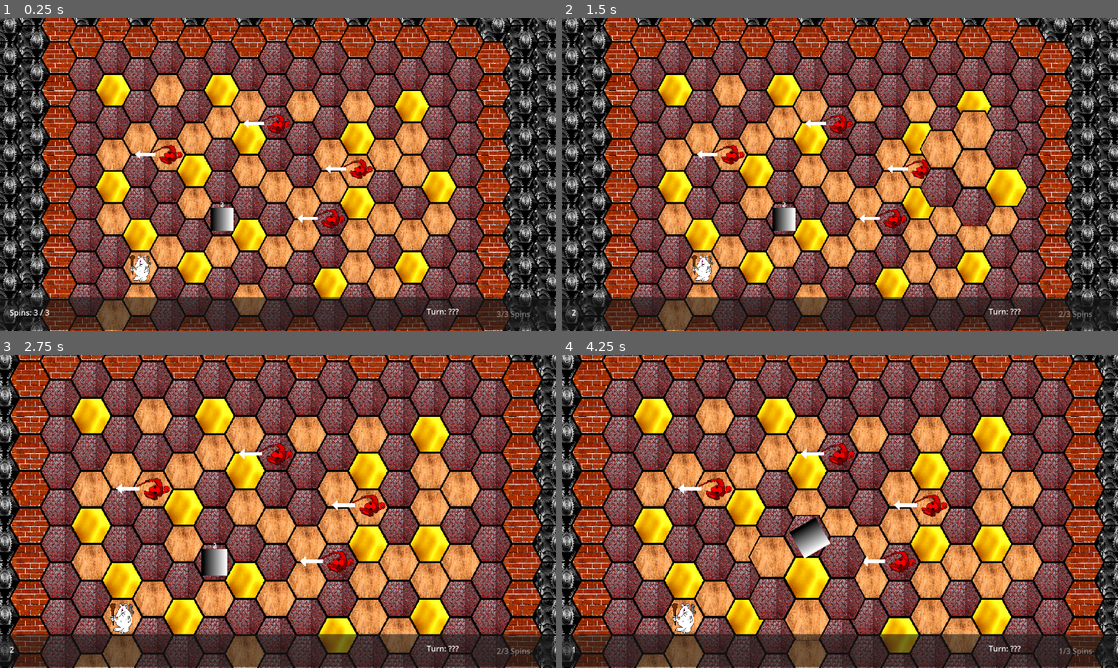
Above: before the commit, frames 1-4 (two rows, left to right).
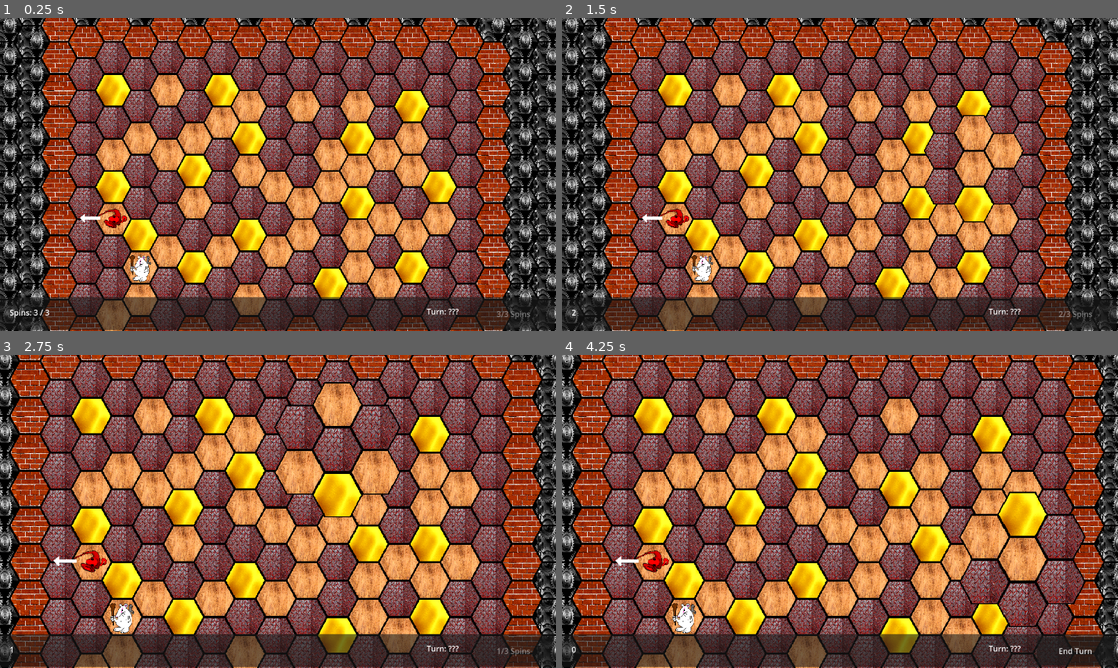
Above: after the commit, the same moments.

Repository: collin-wright1/pizza-jam
Game: Godot game, scene res://scenes/game_controller.tscn
Two runs of this game, one before a commit and one after it. Both use one fixed random seed, a clock stepped at 60 frames per second and the inputs below.
Inputs (mouse positions are in pixels of both pictures, inside the frame that each line leads up to):
- Up to frame 1 (0.25 s): no input
- Up to frame 2 (1.5 s): tap Enter (ui_accept) at 0.5, 0.77 s; move the mouse to (962, 158) at 0.52 s; hold Right (rotate_right) 0.53-1.25 s; hold Middle mouse button (move_camera) 0.53-1.25 s; click (962, 158) at 0.67 s; drag from (728, 190) to (701, 268) at 1.27 s
- Up to frame 3 (2.75 s): move the mouse to (333, 442) at 2.02 s; hold Right (rotate_right) from 2.03 s (still down); tap Mouse wheel up (zoom_in) at 2.1 s; click (333, 442) at 2.17 s
- Up to frame 4 (4.25 s): release Right (rotate_right) at 2.75 s; drag from (812, 574) to (673, 464) at 2.77 s; move the mouse to (1006, 558) at 3.52 s; hold Left (rotate_left) from 3.53 s (still down); hold Middle mouse button (move_camera) from 3.53 s (still down); click (1006, 558) at 3.67 s; tap Enter (ui_accept) at 3.77 s

The runs differ from the first frame. In frame 1, 1.3% of the frame differs, in the area x 14-68%, y 30-69%; in frame 2, 5.5%; in frame 3, 8.2%; in frame 4, 16%, in the area x 1-98%, y 14-99%.

Commit message:
Added Game Over state

Diff:
--- a/scenes/game_controller.tscn
+++ b/scenes/game_controller.tscn
@@ -30,24 +30,16 @@
 [node name="Knight" parent="TestArea/HeroHolder" index="0"]
 position = Vector2(198, 492)
 
-[node name="Training Dummy" parent="TestArea/EnemyHolder" index="0"]
-position = Vector2(426, 358)
+[node name="Enemy" parent="TestArea/EnemyHolder" index="0" instance=ExtResource("3_qyy45")]
+position = Vector2(122, 353)
 
-[node name="Enemy" parent="TestArea/EnemyHolder" index="1" instance=ExtResource("3_qyy45")]
-position = Vector2(801, 217)
-
-[node name="Enemy2" parent="TestArea/EnemyHolder" index="2" instance=ExtResource("3_qyy45")]
-position = Vector2(723, 354)
-
-[node name="Enemy3" parent="TestArea/EnemyHolder" index="3" instance=ExtResource("3_qyy45")]
-position = Vector2(574, 92)
-
-[node name="Enemy4" parent="TestArea/EnemyHolder" index="4" instance=ExtResource("3_qyy45")]
-position = Vector2(275, 177)
+[node name="GameOverPanel" parent="TestArea/CanvasLayer/Panel" index="3"]
+visible = false
 
 [node name="WorldEnvironment" type="WorldEnvironment" parent="."]
 environment = SubResource("Environment_ofsct")
 
 [connection signal="pressed" from="TestArea/CanvasLayer/Panel/Button" to="." method="_on_button_pressed"]
+[connection signal="pressed" from="TestArea/CanvasLayer/Panel/GameOverPanel/RetryButton" to="." method="_on_retry_button_pressed"]
 
 [editable path="TestArea"]
--- a/scenes/test_area.tscn
+++ b/scenes/test_area.tscn
@@ -9,7 +9,6 @@
 [ext_resource type="Script" path="res://scripts/camera_controller.gd" id="5_7wwwt"]
 [ext_resource type="Script" path="res://scripts/visualmap.gd" id="5_ly1wp"]
 [ext_resource type="Script" path="res://scripts/end_turn_button.gd" id="7_6wc73"]
-[ext_resource type="PackedScene" uid="uid://cfd4c7h2nvysh" path="res://scenes/training_dummy.tscn" id="8_7ho47"]
 
 [sub_resource type="TileSetAtlasSource" id="TileSetAtlasSource_ixb2q"]
 texture = ExtResource("2_kp7va")
@@ -212,9 +211,6 @@
 
 [node name="EnemyHolder" type="Node2D" parent="."]
 
-[node name="Training Dummy" parent="EnemyHolder" instance=ExtResource("8_7ho47")]
-position = Vector2(125, 1)
-
 [node name="Visualmap" type="Node2D" parent="."]
 visible = false
 position = Vector2(-174.535, 0)
@@ -300,5 +296,55 @@
 offset_bottom = 41.0
 text = "Turn: ???"
 
+[node name="GameOverPanel" type="Panel" parent="CanvasLayer/Panel"]
+layout_mode = 1
+anchors_preset = 8
+anchor_left = 0.5
+anchor_top = 0.5
+anchor_right = 0.5
+anchor_bottom = 0.5
+offset_left = -451.5
+offset_top = -531.0
+offset_right = 464.5
+offset_bottom = -76.0
+grow_horizontal = 2
+grow_vertical = 2
+
+[node name="Label" type="Label" parent="CanvasLayer/Panel/GameOverPanel"]
+layout_mode = 1
+anchors_preset = 8
+anchor_left = 0.5
+anchor_top = 0.5
+anchor_right = 0.5
+anchor_bottom = 0.5
+offset_left = -419.0
+offset_top = -112.5
+offset_right = 419.0
+offset_bottom = 14.5
+grow_horizontal = 2
+grow_vertical = 2
+text = "Hickory dickory dock
+You've been bested by the Clock.
+
+GAME OVER.
+
+"
+horizontal_alignment = 1
+
+[node name="RetryButton" type="Button" parent="CanvasLayer/Panel/GameOverPanel"]
+layout_mode = 1
+anchors_preset = 8
+anchor_left = 0.5
+anchor_top = 0.5
+anchor_right = 0.5
+anchor_bottom = 0.5
+offset_left = -57.0
+offset_top = 20.5
+offset_right = 57.0
+offset_bottom = 79.5
+grow_horizontal = 2
+grow_vertical = 2
+text = "Retry?"
+
 [connection signal="input_event" from="Visualmap/StaticBody2D" to="." method="_on_static_body_2d_input_event"]
 [connection signal="input_event" from="Visualmap/StaticBody2D" to="Visualmap" method="_on_static_body_2d_input_event"]
--- a/scripts/game_controller.gd
+++ b/scripts/game_controller.gd
@@ -11,11 +11,14 @@
 var all_have_moved
 #var game_state: State
 @onready var button: Button = $TestArea/CanvasLayer/Panel/Button
+@onready var game_over_panel: Panel = $TestArea/CanvasLayer/Panel/GameOverPanel
+@onready var retry_button: Button = $TestArea/CanvasLayer/Panel/GameOverPanel/RetryButton
 
 
 enum game_states{
 	player_turn,
-	ai_turn
+	ai_turn,
+	end_game
 }
 var current_game_state = game_states.player_turn
 
@@ -29,6 +32,9 @@
 				button.disabled = false
 			else:
 				button.disabled = true
+
+		game_states.end_game:
+			game_over_panel.show()
 
 		game_states.ai_turn:
 			#print("Ai turn")
@@ -47,9 +53,6 @@
 					break
 				all_have_moved = true
 
-
-			#TODO enemy move?
-
 			#TODO Enemy Attack Phase
 			if characters_have_attacked == false and all_have_moved == true:
 				clean_characters()
@@ -61,12 +64,33 @@
 				#await get_tree().create_timer(1).timeout
 				spins = 4
 				decrement_spin()
-				current_game_state = game_states.player_turn
+				current_game_state = check_game(characters)
 
+func check_game(characters):
+	var heroes = []
+	var enemies = []
+	var game_over = true
+	var level_complete = true
+	for unit in characters:
+		if(unit.is_in_group("Enemy")):
+			enemies.append(unit)
+		if(unit.is_in_group("Hero")):
+			heroes.append(unit)
+	for unit in heroes:
+		if(unit.health > 0):
+			game_over = false
+	for unit in enemies:
+		if(unit.health > 0):
+			level_complete = false
 
-
-
-
+	if(game_over):
+		print("Game Over")
+		return game_states.end_game
+	if(level_complete):
+		print("Level Complete")
+		return game_states.end_game
+	else:
+		return game_states.player_turn
 
 
 func decrement_spin():
@@ -100,3 +124,7 @@
 		if is_instance_valid(char):
 			new_array.append(char)
 	characters = new_array.duplicate(true)
+
+
+func _on_retry_button_pressed() -> void:
+	get_tree().change_scene_to_file("res://scenes/game_controller.tscn")
--- a/scripts/test_area.gd
+++ b/scripts/test_area.gd
@@ -34,7 +34,7 @@
 				if event.button_index == MOUSE_BUTTON_LEFT and event.is_pressed():
 					get_parent().decrement_spin()
 					#game_state = game_states.rotating
-					$Visualmap.get_node("AnimationPlayer").play("raise_up")
+					$Visualmap.get_node("AnimationPlayer").play("raise_up", -1, 2)
 					visual_map.show()
 
 					var clicked_tile = map.local_to_map(get_global_mouse_position())
@@ -187,7 +187,7 @@
 							visual.get_node("RotateHolder").get_child(6).rotation = get_character_on_tile(surrounding_tile).rotation
 						else:
 							visual.get_node("RotateHolder").get_child(6).texture = null
-					await get_tree().create_timer(1).timeout
+					await get_tree().create_timer(0.5).timeout
 					visual.rotate_right()
 
 		#game_states.rotating:
--- a/scripts/visualmap.gd
+++ b/scripts/visualmap.gd
@@ -69,5 +69,5 @@
 		visual_selection.set_cell(vector,1,original_tiles[count],0)
 		count +=1
 	get_parent().apply_rotation(original_tiles)
-	$AnimationPlayer.play("lower_down")
+	$AnimationPlayer.play("lower_down", -1, 2)
 	return	original_tiles
Not shown: 1 places in scenes/test_area.tscn that only renumber resources
